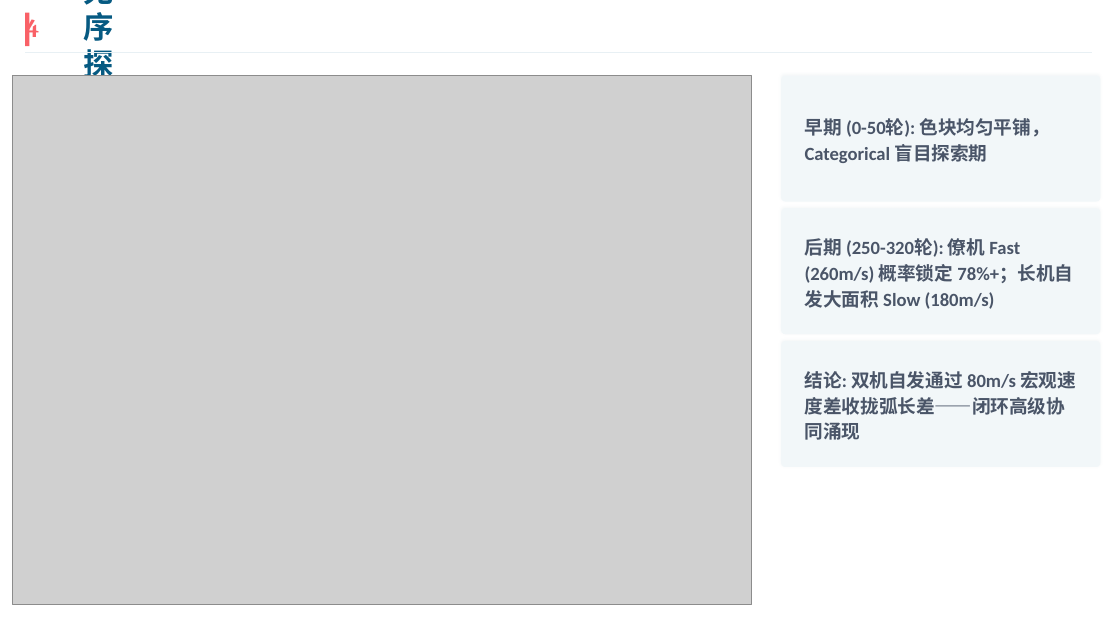
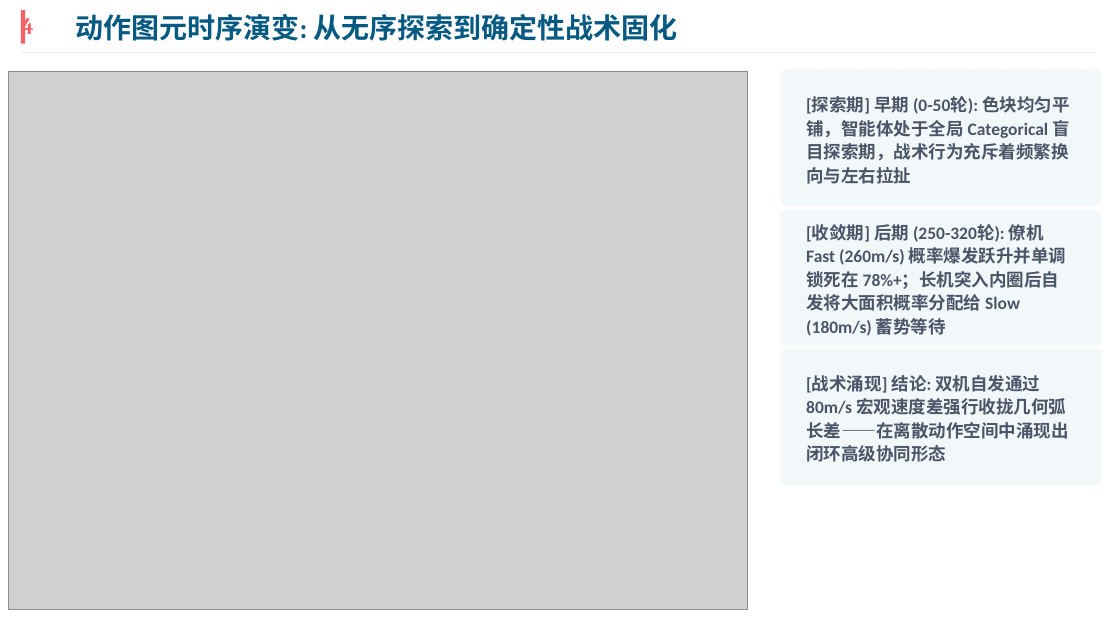
Before and after one commit to NishimiyaXSean/jsbsim-marl-formation, a slide deck: slide 5 of results/ppt/formation_coop_v7.pptx. Drawn at 1120x630 pixels with LibreOffice and Linux fonts; fonts in the diff are those of the drawing; grey boxes stand for pictures. Boxes give left, top, right and bottom in pixels: in the first picture for what was removed or moved away, otherwise in the second. Text is boxed around its words. In the diff, an @@ line names an element or a change of style, - is before the commit and + after.

Commit message:
feat: PPT v7 final + Self-Attention architecture diagram
PPT fixes:
  - Title bar: reduced font (24pt), wider box (12.2"), overflow prevention
  - All framed text boxes now prefixed with keyword tags:
    [特征解耦] [注意力路由] [对称破缺] [价值引导] etc.
  - Box height limits relaxed to 1.6" for better fill
  - P2 body expanded with structured bullet format (致命缺陷/具体表现/根因)

New figure: results/viz/fig_self_attention_arch.pdf
  - Clean flowchart: Obs[33] -> 3 Tokens -> Linear -> MHA -> Pool -> MLP -> Action
  - Embedded on P3 alongside existing Fig 3 stats
  - Ocean Gradient palette, white background, publication style

```diff
--- a/results/ppt/formation_coop_v7.pptx
+++ b/results/ppt/formation_coop_v7.pptx
@@ text "4" at [21,13,34,39]: size 22 to 20 pt @@
@@ rectangle: place and size @@
-rectangle at [25,13,29,46]
+rectangle at [21,10,25,44]
@@ text "动作图元时序演变: 从无序探索到确定性战术固化": place and size @@
-text "动作图元时序演变: 从无序探索到确定性战术固化" at [84,0,114,76]
+text "动作图元时序演变: 从无序探索到确定性战术固化" at [75,14,677,41]
@@ text "动作图元时序演变: 从无序探索到确定性战术固化" at [75,14,677,41]: size 26 to 24 pt @@
@@ rectangle: place and size @@
-rectangle at [25,52,1092,53]
+rectangle at [21,52,1096,53]
@@ picture: place and size @@
-picture at [13,76,752,605]
+picture at [8,71,748,609]
@@ rounded rectangle: place and size @@
-rounded rectangle at [781,76,1101,202]
+rounded rectangle at [781,71,1101,206]
@@ text at [806,96,1069,184]: text changed; size 16 to 15 pt @@
-早期 (0-50轮): 色块均匀平铺，Categorical 盲目探索期
+[探索期] 早期 (0-50轮): 色块均匀平铺，智能体处于全局 Categorical 盲目探索期，战术行为充斥着频繁换向与左右拉扯
@@ rounded rectangle: place and size @@
-rounded rectangle at [781,208,1101,334]
+rounded rectangle at [781,211,1101,345]
@@ text at [806,224,1066,336]: text changed; size 16 to 15 pt @@
-后期 (250-320轮): 僚机 Fast (260m/s) 概率锁定 78%+；长机自发大面积 Slow (180m/s)
+[收敛期] 后期 (250-320轮): 僚机 Fast (260m/s) 概率爆发跃升并单调锁死在 78%+；长机突入内圈后自发将大面积概率分配给 Slow (180m/s) 蓄势等待
@@ proportions changed in 3 elements at [781,71,1101,206], [781,211,1101,345], [781,350,1101,485] @@
@@ rounded rectangle: place and size @@
-rounded rectangle at [781,341,1101,467]
+rounded rectangle at [781,350,1101,485]
@@ text at [806,375,1068,462]: text changed; size 16 to 15 pt @@
-结论: 双机自发通过 80m/s 宏观速度差收拢弧长差——闭环高级协同涌现
+[战术涌现] 结论: 双机自发通过 80m/s 宏观速度差强行收拢几何弧长差——在离散动作空间中涌现出闭环高级协同形态
```
Also in this commit, not shown: 11 other slides changed, 2 other files.
